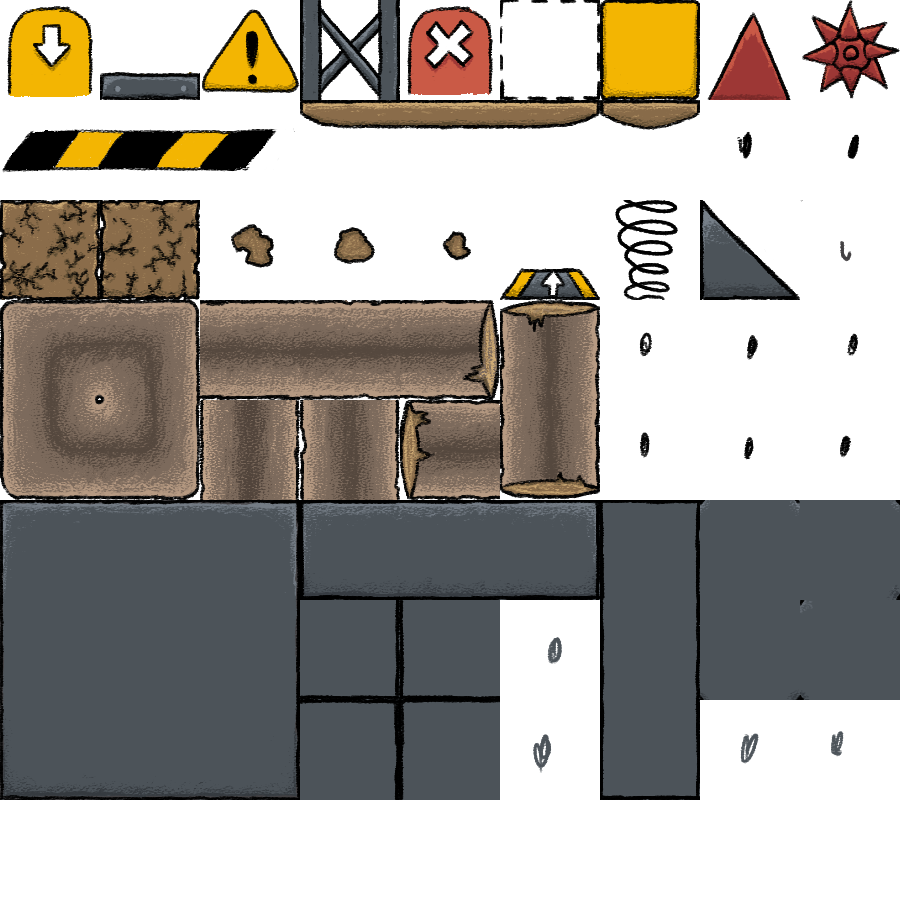
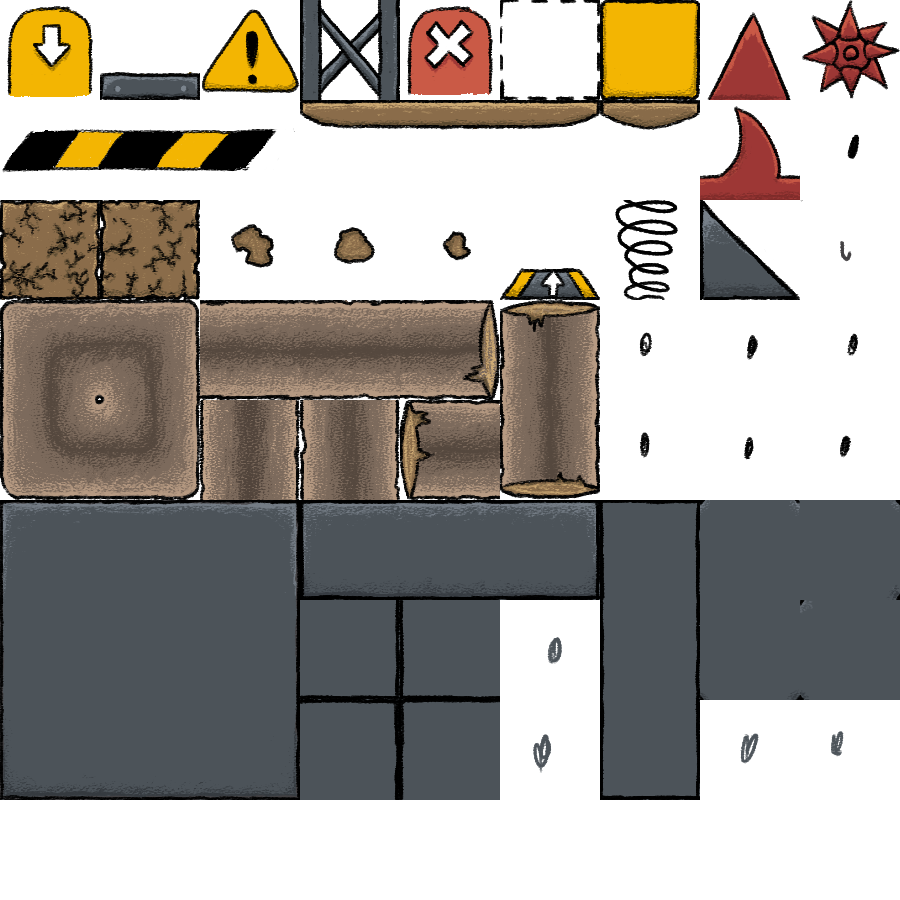
Two versions of the same layered image (900 × 900). Layer-by-layer changes:
painted on "Outline" over (700, 106, 800, 180)
painted on "Shading" over (700, 109, 800, 200)
painted on "Color" over (700, 109, 800, 200)
